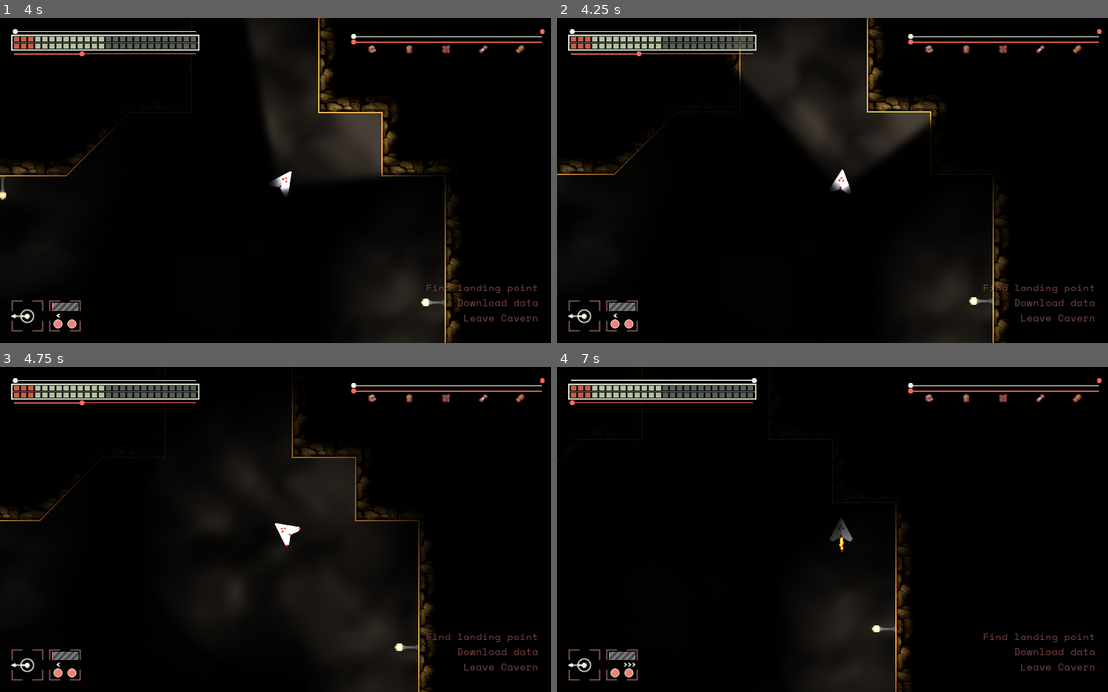
Above: before the commit, frames 1-4 (two rows, left to right).
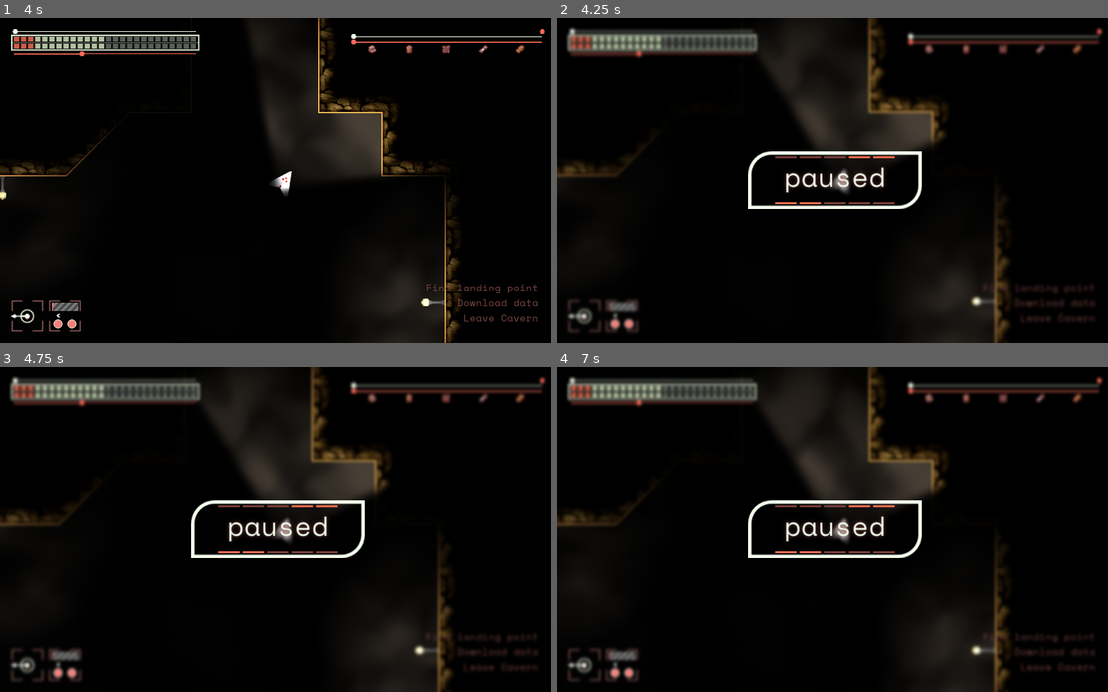
Above: after the commit, the same moments.

Repository: maximinus/scheme7
Game: Godot game, scene res://scenes/World.tscn
Two runs of this game, one before a commit and one after it. Both use one fixed random seed, a clock stepped at 60 frames per second and the inputs below. Sound files missing from this copy of the repository are replaced by a short silence.
Inputs:
- Up to frame 1 (4 s): hold D (RightTurn) 0.53-1.28 s; tap Space (FireLaser) at 0.6, 2, 2.85 s; tap Enter at 1.25 s; hold M (download) 1.28-2.03 s; tap K (FullBeam) at 1.35, 3.6 s; hold D (RightTurn) 2.03-2.78 s; tap L (Lights) at 2.1 s; hold W (Thrust) 2.78-3.53 s; hold A (LeftTurn) from 3.53 s (still down)
- Up to frame 2 (4.25 s): keep holding A (LeftTurn); tap P (Pause) at 4.15 s
- Up to frame 3 (4.75 s): keep holding A (LeftTurn); tap L (Lights) at 4.35 s
- Up to frame 4 (7 s): release A (LeftTurn) at 5.03 s; hold M (download) 5.03-5.78 s; tap Space (FireLaser) at 5.1 s; hold D (RightTurn) 5.78-6.53 s; tap K (FullBeam) at 5.85 s; hold W (Thrust) from 6.53 s (still down); tap L (Lights) at 6.6 s

Frame 1 is identical in both runs. In frame 2, 8.9% of the frame differs, in the area x 0-100%, y 0-100%; in frame 3, 14%; in frame 4, 20%.

Commit message:
Fixed pause screen

Diff:
--- a/Scheme7/scenes/PlayerUI/MissionObjectives/MissionObjectives.gd
+++ b/Scheme7/scenes/PlayerUI/MissionObjectives/MissionObjectives.gd
@@ -9,6 +9,7 @@
 var lander_pos = Vector2(1224.0, 2304.0)
 var lander_found = false
 var objectives = []
+var index = 0
 
 func _ready():
 	var txt_objectives = Globals.level.getObjectives()
@@ -21,6 +22,15 @@
 		setPosition(obj_label)
 		objectives.append(obj_label)
 		add_child(obj_label)
+		index = len(objectives) - 1
+
+func reset():
+	# move all objectives back to correct place
+	$Tween.stop_all()
+	for i in objectives:
+		var size = i.get_minimum_size()
+		i.rect_position.x = SCREEN_WIDTH - (size.x + MARGIN)
+	index = len(objectives) - 1
 
 func setPosition(label_node):
 	var size = label_node.get_minimum_size()
@@ -33,14 +43,14 @@
 
 func moveTopLabel():
 	# the top label is the last one in the list
-	var node = objectives[-1]
+	var node = objectives[index]
 	var from = node.rect_position
 	var distance = node.rect_size.x + MARGIN
 	var to = Vector2(from.x + distance, from.y)
 	$Tween.interpolate_property(node, 'rect_position', from, to,
 		1.5, Tween.TRANS_QUAD, Tween.EASE_IN)
 	$Tween.start()
-	objectives.pop_back()
+	index -= 1
 
 func downloaded():
 	moveTopLabel()
--- a/Scheme7/scenes/PlayerUI/Pause/PauseScreen.gd
+++ b/Scheme7/scenes/PlayerUI/Pause/PauseScreen.gd
@@ -1,7 +1,7 @@
 extends Node2D
 
 var paused = false
-var can_pause = false
+var can_pause = true
 
 func _ready():
 	$BlurFilter.hide()
--- a/Scheme7/scenes/World.gd
+++ b/Scheme7/scenes/World.gd
@@ -76,10 +76,10 @@
 	$UILayer/PauseScreen.can_pause = true
 
 func spawnIn():
-	# reset velocity
 	$Player.hide()
 	$Player.reset()
 	$Player.processing = false
+	$UILayer/MissionObjectives.reset()
 	$TeleportScene.show()
 	$TeleportScene.setPosition($Player.position)
 	$TeleportScene/Animation.play('Fade')
